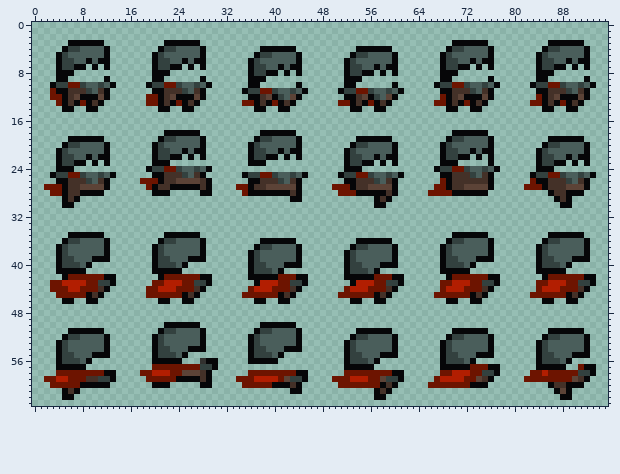
Sprite sheet, stored at Art/16x16 Pixel Art Roguelike (Forest) Pack/characters/armor_11.png. Above is the file before it was changed.
The file is 96x64 pixels. Colours within 5 levels of each other are drawn and written as one.
Once edited:
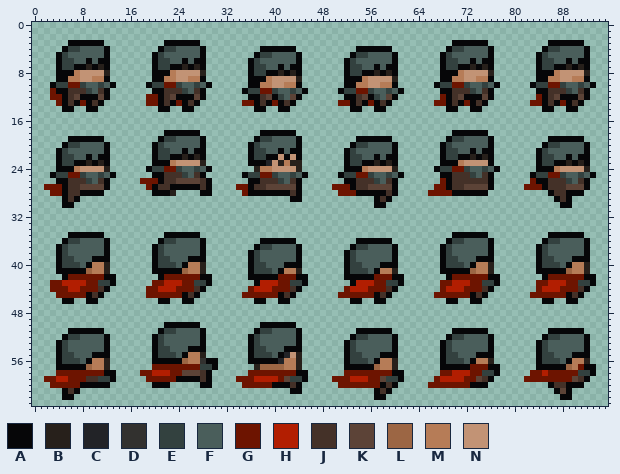
Palette (. is transparent): A #060608  B #27201b  C #222327  D #32312f  E #33413f  F #4a5e5b  G #6d1400  H #b21e01  J #443128  K #5c4337  L #9c6644  M #b67c57  N #c29375
What changed:
@@ x 0..95 @@
  6 ....AEEFFAFAA.......AEEFFAFAA.......AEFFFFFFA.......AEFFFFFFA.......AEEFFAFAA.......AEEFFAFAA...
- 7 ....AEEAA.A.A.......AEEAA.A.A.......AEEFFAFAA.......AEEFFAFAA.......AEEAA.A.A.......AEEAA.A.A...
- 8 ....AAA.............AAA.............AEEAA.A.A.......AEEAA.A.A.......AAA.............AAA.........
- 9 ....AA......A.......AA......A.......AAA.............AAA.............AA......A.......AA......A...
-10 ...AEEGGEFFEFA.....AEEGGEFFEFA......AA......A.......AA......A......AEEGGEFFEFA.....AEEGGEFFEFA..
+ 7 ....AEEAABABA.......AEEAABABA.......AEEFFAFAA.......AEEFFAFAA.......AEEAABABA.......AEEAABABA...
+ 8 ....AAAMNNNNB.......AAAMNNNNB.......AEEAABABA.......AEEAABABA.......AAAMNNNNB.......AAAMNNNNB...
+ 9 ....AAMMNNMMA.......AAMMNNMMA.......AAAMNNNNB.......AAAMNNNNB.......AAMMNNMMA.......AAMMNNMMA...
+10 ...AEEGGEFFEFA.....AEEGGEFFEFA......AAMMNNMMA.......AAMMNNMMA......AEEGGEFFEFA.....AEEGGEFFEFA..
 11 ...GAAJJJEFJA.......AAJJJEFJA......AEEGGEFFEFA.....AEEGGEFFEFA......AAJJJEFJA.......AAJJJEFJA...
@@ x 0..95 @@
 21 ....AEFFFFFFA.......AEEFFAFAA.......AEEFFAFAA.......AEFFFFFFA.......AEEFFAFAA.......AEFFFFFFA...
-22 ....AEEFFAFAA.......AEEAA.A.A.......AEEAA.A.A.......AEEFFAFAA.......AEEAA.A.A.......AEEFFAFAA...
-23 ....AEEAA.A.A.......AAA.............AAA.............AEEAA.A.A.......AAA.....A.......AEEAA.A.A...
-24 ....AAA............AEEGGEFFEFA......................AAA............AEEGGEFFEFA......AAA.........
+22 ....AEEFFAFAA.......AEEAABABA.......AEEAANANA.......AEEFFAFAA.......AEEAABABA.......AEEFFAFAA...
+23 ....AEEAABABA.......AAAMNNNNB.......AAACNBMBB.......AEEAABABA.......AAAMNNNNA.......AEEAABABA...
+24 ....AAAMNNNNB......AEEGGEFFEFA.......BMMNNNNB.......AAAMNNNNB......AEEGGEFFEFA......AAAMNNNNB...
 25 ...AEEGGEFFEFA......AAJJJEFJA......AEEGGEFFEFA.....AEEGGEFFEFA......AAJJJEFJA......AEEGGEFFEFA..
@@ x 21..25 @@
 27 JJAAA
-28 AA...
+28 AAB..
 29 .....
@@ x 0..95 @@
 39 ....AEEFFFAAA.......AEEFFFAAA.......AEFFFFFFA.......AEFFFFFFA.......AEEFFFAAA.......AEEFFFAAA...
-40 ....AEEEFA..........AEEEFA..........AEEFFFAAA.......AEEFFFAAA.......AEEEFA..........AEEEFA......
-41 ....AAAAA...........AAAAA...........AEEEFA..........AEEEFA..........AAAAA...........AAAAA.......
+40 ....AEEEFAMMB.......AEEEFAMMB.......AEEFFFAAA.......AEEFFFAAA.......AEEEFAMMB.......AEEEFAMMB...
+41 ....AAAAALMMB.......AAAAALMMB.......AEEEFAMMB.......AEEEFAMMB.......AAAAALMMB.......AAAAALMMB...
 42 .....AGGGGGGAA.......AGGGGGGAA......AAAAAGGGAA......AAAAAGGGAA.......AGGGGGGAA.......AGGGGGGAA..
@@ x 0..95 @@
 54 ....AEFFFFFFA.......AEEFFFAAA.......AEEFFFAAA.......AEFFFFFFA.......AEFFFFFFA.......AEFFFFFFA...
-55 ....AEEFFFAAA.......AEEEFA..........AEEEFA..........AEEFFFAAA.......AEEFFFAAA.......AEEFFFAAA...
-56 ....AEEEFA..........AAAAA...DAA.....AAAAA...........AEEEFA..........AEEEFA..........AEEEFA......
-57 ....AAAAA...........GGGGGGGGEEA.....................AAAAA...........AAAAAGGGAA......AAAAA..GAA..
+55 ....AEEFFFAAA.......AEEEFAMMB.......AEEEFACNB.......AEEFFFAAA.......AEEFFFAAA.......AEEFFFAAA...
+56 ....AEEEFAMMB.......AAAAALMMDAA.....AAAAACMMB.......AEEEFAMMB.......AEEEFAMMB.......AEEEFAMMB...
+57 ....AAAAALMMB.......GGGGGGGGEEA......BLLLLMMB.......AAAAALMMB.......AAAAAGGGAA......AAAAALMGAA..
 58 ....GGGGGGGGAA....GGHHHGGKKKJA......GGGGGGGGAA......GGGGGGGGAA......GGHHHGGEEA.....GGHGGGGGEEA..
